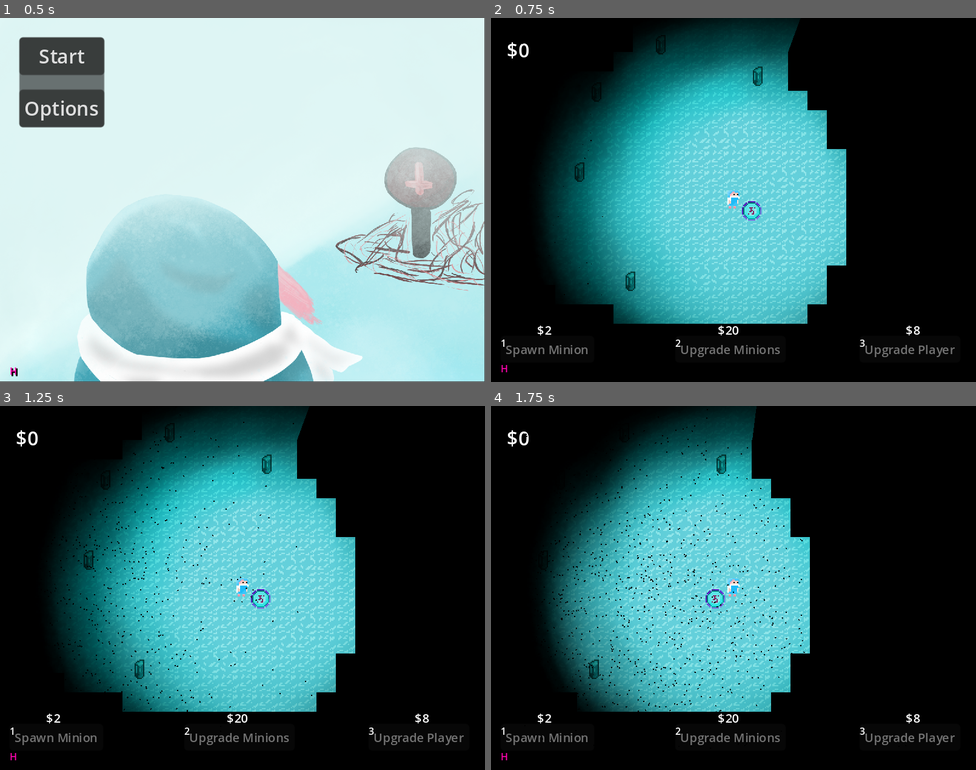
Above: before the commit, frames 1-4 (two rows, left to right).
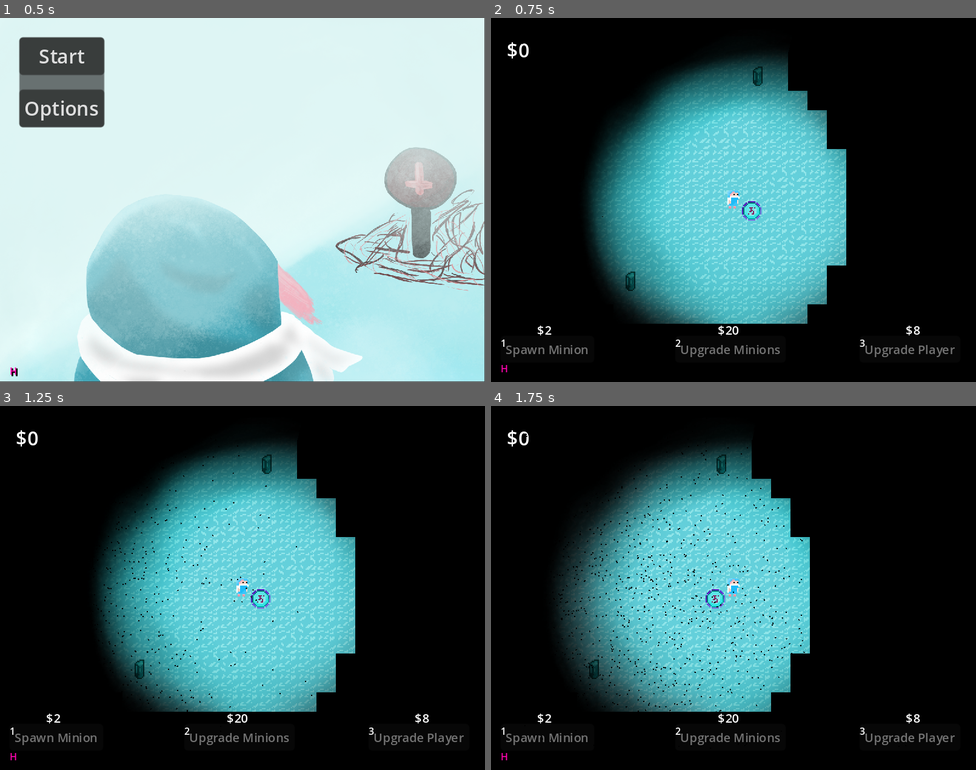
Above: after the commit, the same moments.

Repository: ConnorChow/LudumDare2024
Game: Godot game, scene res://Scenes/MainMenu.tscn
Two runs of this game, one before a commit and one after it. Both use one fixed random seed, a clock stepped at 60 frames per second and the inputs below.
Inputs (mouse positions are in pixels of both pictures, inside the frame that each line leads up to):
- Up to frame 1 (0.5 s): no input
- Up to frame 2 (0.75 s): click "Start" at 0.5 s
- Up to frame 3 (1.25 s): no input
- Up to frame 4 (1.75 s): move the mouse to (840, 569) at 1.27 s; hold Right (right) from 1.28 s (still down); tap 1 (1) at 1.35 s; tap 2 (2) at 1.55 s

Frame 1 is identical in both runs. In frame 2, 21% of the frame differs, in the area x 10-74%, y 0-84%; in frame 3, 20%; in frame 4, 15%.

Commit message:
player upgrades

Diff:
--- a/Player/Player.gd
+++ b/Player/Player.gd
@@ -27,6 +27,7 @@
 @onready var buy_minion = $UiNodes/buyMenu/buyMinion
 @onready var cur_cost_label = $UiNodes/buyMenu/curCostLabel
 #buy unit upgrades
+
 @onready var cur_upgrade_label = $UiNodes/buyMenu/curUpgradeLabel
 @onready var buy_upgrade = $UiNodes/buyMenu/buyUpgrade
 #buy player upgrades
@@ -69,10 +70,13 @@
 var recalling : bool = false
 
 #walk timer
-
 @onready var walk_1 = $walkingSfx/walk1
 
-
+#upgrades
+@onready var light_bubble = $lightBubble
+
+var playerUpgrades :int = 0
+var antUpgrades : int = 0
 
 #home position gets set when the player laods in the game and touches the base.
 #the base calls the players function and tells it it's position.
@@ -306,6 +310,8 @@
 func _on_buy_upgrade_pressed():
 	buyUpgrade()
 func buyUpgrade():
+	antUpgrades +=1
+	antUpgrade()
 	#upgrade unit
 	CurrencyCount.currency -= CurrencyCount.unitUpgradeCost
 	#These should probably be fixed costs, and increase based on specific tiers
@@ -317,13 +323,15 @@
 func _on_buy_player_pressed():
 	buyPlayer()
 func buyPlayer():
+	playerUpgrade()
+	playerUpgrades +=1
 	#upgrade player
 	CurrencyCount.currency -= CurrencyCount.playerUpgradeCost
 	#Same deal, these should be flat costs, that have set values based on the
 	#specific upgrade. I don't think we need to scale these based on the players
 	#current units? Testing needed though obv
 	CurrencyCount.playerUpgradeCost = floor(CurrencyCount.playerUpgradeCost * 1.5)
-	cur_upgrade_label.set_text("$" + str(CurrencyCount.playerUpgradeCost))
+	cur_player_label.set_text("$" + str(CurrencyCount.playerUpgradeCost))
 	updateCur()
 
 #you might want to improve this to use the tilemap, so objects behave properly
@@ -382,30 +390,38 @@
 func antFight():
 
 	pass
-
 func antMine():
 
 	pass
-
 
 func _on_fight_button_pressed():
 	antFight()
-
-
-
 func _on_follow_button_pressed():
 	antFollow()
-
-
 func _on_mine_button_pressed():
 	antMine()
-
-
-
 func _on_gather_button_pressed():
 	antForage()
-
-
-
 func _on_role_call_pressed():
 	roleCall()
+
+func antUpgrade():
+
+	pass
+func playerUpgrade():
+	match playerUpgrades:
+		0:
+			pass
+		1:
+			speed += 2
+			maxSpeed +=2
+		2:
+			light_bubble.set_texture_scale(1.1)
+		3:
+			speed += 3
+			maxSpeed +=3
+		4:
+			light_bubble.set_texture_scale(1.4)
+		_:
+			speed += 1
+			maxSpeed +=1
--- a/Player/Player.tscn
+++ b/Player/Player.tscn
@@ -477,13 +477,13 @@
 [node name="holdPoint" type="Node2D" parent="."]
 position = Vector2(0, -3)
 
-[node name="PointLight2D" type="PointLight2D" parent="."]
+[node name="lightBubble" type="PointLight2D" parent="."]
 color = Color(0, 0.823529, 0.823529, 1)
 blend_mode = 2
 shadow_enabled = true
 shadow_color = Color(0.0588235, 0.0588235, 0.0588235, 0)
 texture = ExtResource("3_xw4s4")
-texture_scale = 1.2
+texture_scale = 0.9
 
 [node name="grabTimer" type="Timer" parent="."]
 wait_time = 0.3
--- a/Scenes/MainMenu.gd
+++ b/Scenes/MainMenu.gd
@@ -5,8 +5,7 @@
 @onready var path = $Path2D/PathFollow2D
 
 
-func _ready():
-	pass # Replace with function body.
+
 
 
 func _physics_process(delta):
